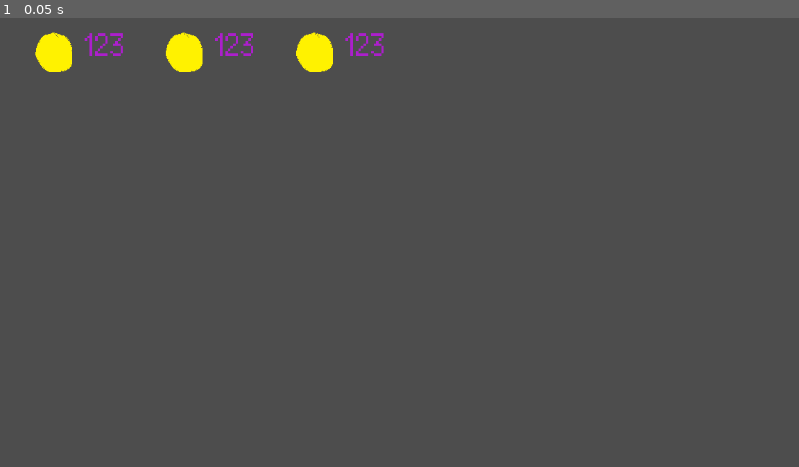
Above: before the commit, frame 1.
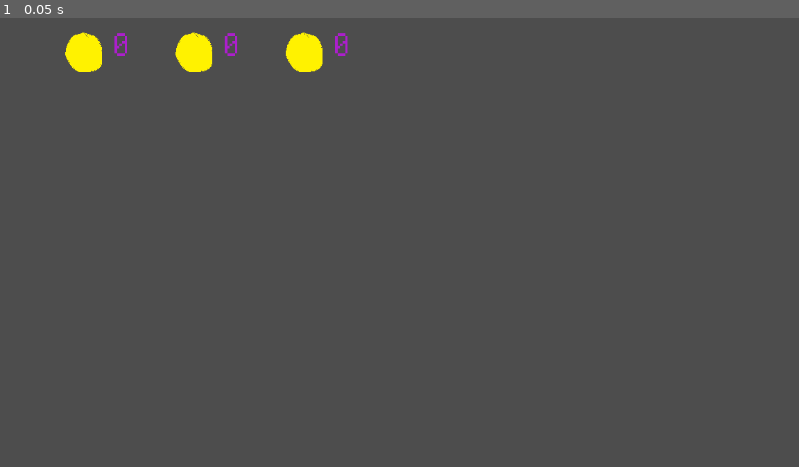
Above: after the commit, the same moment.

Repository: Mikihero/cozy-cat-resort
Game: Godot game, scene res://Scenes/TopStatusBar.tscn
Same seed, same stepped clock (60 frames per second), same inputs: the game is played once before the commit and once after it. The project has no main scene, so this scene is started directly.
Inputs:
- Up to frame 1 (0.05 s): no input

The runs differ from the first frame. In frame 1, 1.4% of the frame differs, in the area x 4-49%, y 3-13%.

Commit message:
Function to update coins

Diff:
--- a/Scenes/TopStatusBar.tscn
+++ b/Scenes/TopStatusBar.tscn
@@ -1,5 +1,6 @@
-[gd_scene load_steps=2 format=3 uid="uid://bstrwgy5nhygs"]
+[gd_scene load_steps=3 format=3 uid="uid://bstrwgy5nhygs"]
 
+[ext_resource type="Script" uid="uid://dlxvxe0l3yj3v" path="res://Scenes/top_status_bar.gd" id="1_fc0x8"]
 [ext_resource type="Texture2D" uid="uid://bc71hterjdpwo" path="res://Graphics/coin.png" id="1_i0ev7"]
 
 [node name="Top Status Bar" type="Control"]
@@ -13,6 +14,7 @@
 grow_vertical = 2
 size_flags_horizontal = 3
 size_flags_vertical = 3
+script = ExtResource("1_fc0x8")
 
 [node name="HBoxContainer" type="HBoxContainer" parent="."]
 layout_mode = 1
@@ -35,7 +37,7 @@
 expand_mode = 1
 stretch_mode = 5
 
-[node name="RichTextLabel" type="RichTextLabel" parent="HBoxContainer/Coin status"]
+[node name="CatCoinsText" type="RichTextLabel" parent="HBoxContainer/Coin status"]
 custom_minimum_size = Vector2(30, 0)
 layout_mode = 2
 size_flags_vertical = 4
@@ -59,7 +61,7 @@
 expand_mode = 1
 stretch_mode = 5
 
-[node name="RichTextLabel" type="RichTextLabel" parent="HBoxContainer/Coin status2"]
+[node name="GoldCatCoinsText" type="RichTextLabel" parent="HBoxContainer/Coin status2"]
 custom_minimum_size = Vector2(30, 0)
 layout_mode = 2
 size_flags_vertical = 4
@@ -83,7 +85,7 @@
 expand_mode = 1
 stretch_mode = 5
 
-[node name="RichTextLabel" type="RichTextLabel" parent="HBoxContainer/Coin status3"]
+[node name="DiamondCatCoinsText" type="RichTextLabel" parent="HBoxContainer/Coin status3"]
 custom_minimum_size = Vector2(30, 0)
 layout_mode = 2
 size_flags_vertical = 4
--- /dev/null
+++ b/Scenes/top_status_bar.gd
@@ -0,0 +1,15 @@
+extends Control
+
+
+# Called when the node enters the scene tree for the first time.
+func _ready() -> void:
+	update_coins()
+
+# Called every frame. 'delta' is the elapsed time since the previous frame.
+func _process(delta: float) -> void:
+	pass
+
+func update_coins() -> void:
+	$"HBoxContainer/Coin status/CatCoinsText".text = str(Globals.CatCoins)
+	$"HBoxContainer/Coin status2/GoldCatCoinsText".text = str(Globals.GoldCatCoins)
+	$"HBoxContainer/Coin status3/DiamondCatCoinsText".text = str(Globals.DiamondCatCoins)
Not shown, added: Scenes/top_status_bar.gd.uid
